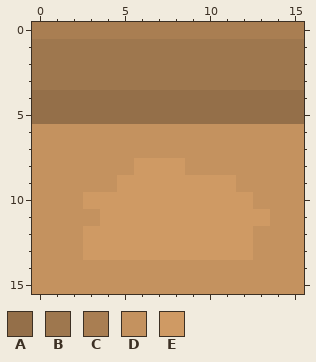
A pixel-art file gets an edit: Sprites/Walls/FloorTile-Stairs.aseprite. Above is the file before it was changed.
16x16 pixels, 1 frame.
Visible layers, top first: "Layer 2", "Layer 1".
Palette (. is transparent): A #946f49  B #9e774e  C #a97e52  D #c4925f  E #cf9a64
Pixels before, first column x 0:
 0 CCCCCCCCCCCCCCCC
 1 BBBBBBBBBBBBBBBB
 2 BBBBBBBBBBBBBBBB
 3 BBBBBBBBBBBBBBBB
 4 AAAAAAAAAAAAAAAA
 5 AAAAAAAAAAAAAAAA
 6 DDDDDDDDDDDDDDDD
 7 DDDDDDDDDDDDDDDD
 8 DDDDDDEEEDDDDDDD
 9 DDDDDEEEEEEEDDDD
10 DDDEEEEEEEEEEDDD
11 DDDDEEEEEEEEEEDD
12 DDDEEEEEEEEEEDDD
13 DDDEEEEEEEEEEDDD
14 DDDDDDDDDDDDDDDD
15 DDDDDDDDDDDDDDDD
And afterwards:
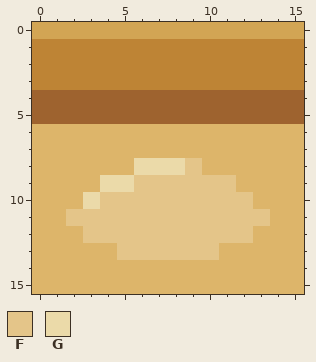
Colours new in this view: F #e4c589  G #ebdaa9
The edit:
colour A: #946f49 -> #9e632f
colour B: #9e774e -> #be8435
colour C: #a97e52 -> #d2a554
colour D: #c4925f -> #ddb56a
Changed rows in their new state; - is a pixel that keeps its letter.
Layer "Layer 1":
first column x 2:
 8 ----GGGF----
 9 --GGFFFFFF--
10 -GFFFFFFFFF-
11 FFFFFFFFFFFF
12 -FFFFFFFFFF-
13 -DDFFFFFFDD-
Boxes around the changes in both pictures, in picture pixels (x1, y1, x2, y2):
changed: (32, 22, 304, 294)
